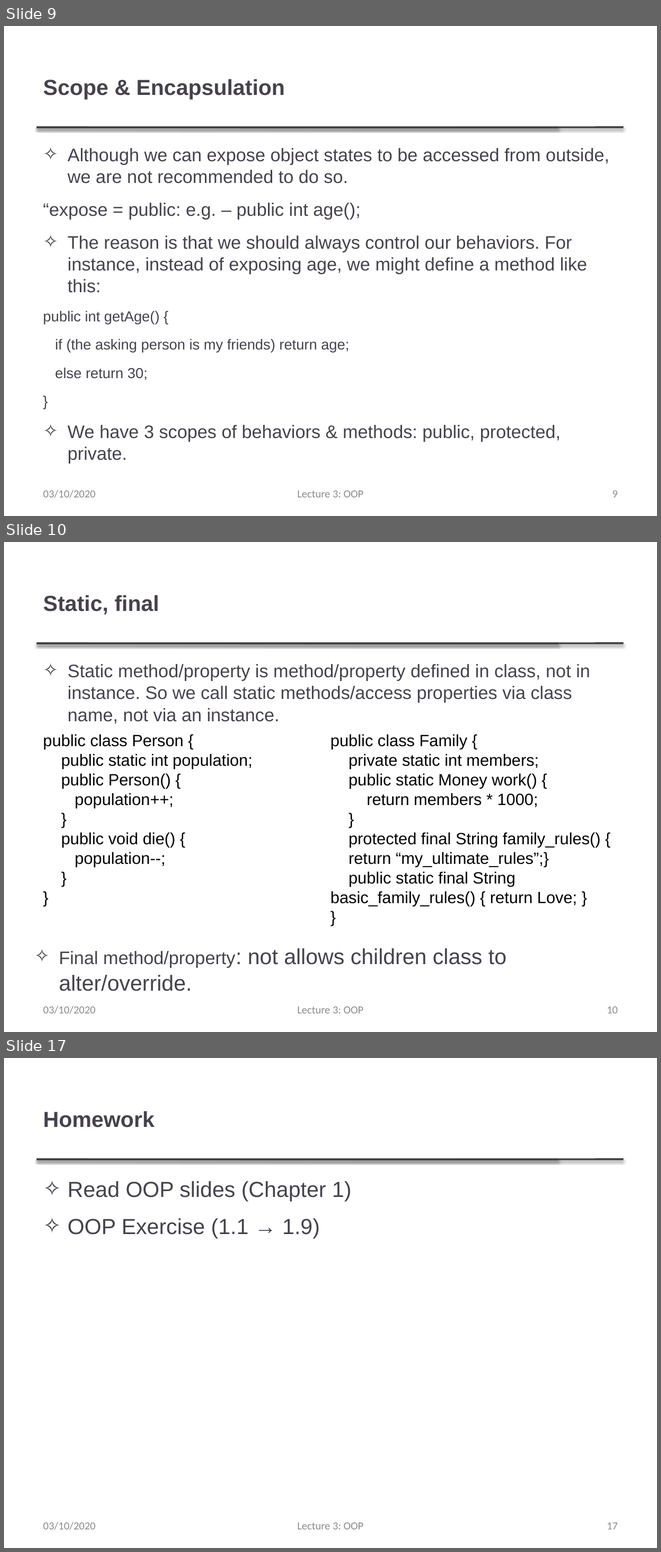
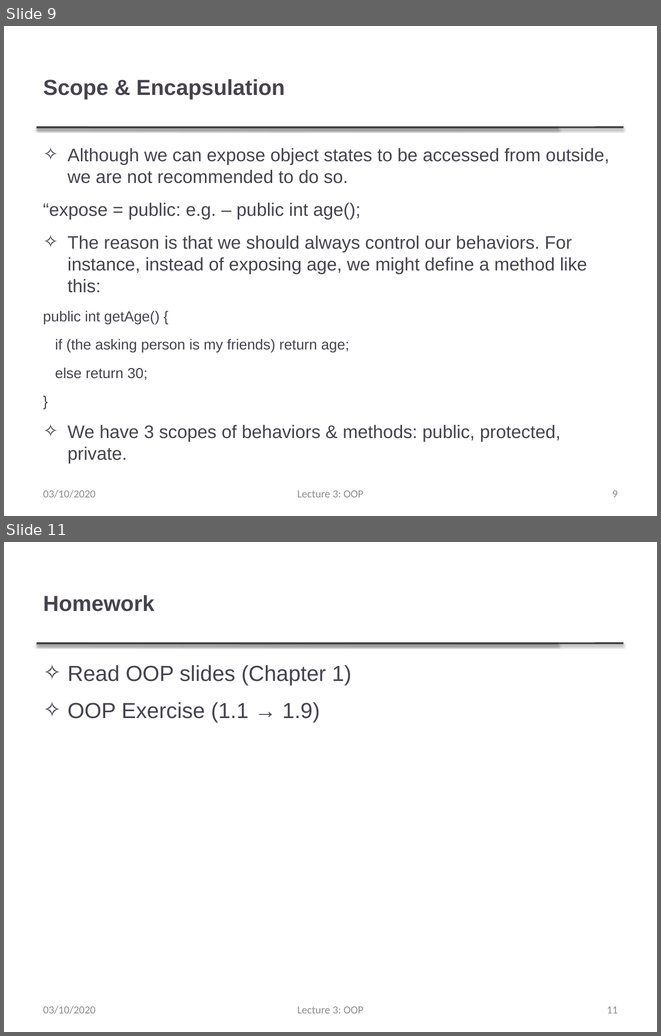
Before and after one commit to thanqminh/thanqminh.github.io, a slide deck: courses/oopjava/lecture3.pptx. Shown one above the other, each under a label of ours: slides 9, 10 and 17 before the commit, slides 9 and 11 after it; the slides between them are not shown. The pictures are 661x1552 and 661x1036 pixels, drawn with LibreOffice and Linux fonts; fonts in the diff are those of the drawing. Boxes give left, top, right and bottom in pixels: in the first picture for what was removed or moved away, otherwise in the second. Text is boxed around its words. In the diff, an @@ line names an element or a change of style, - is before the commit and + after.

```diff
--- a/courses/oopjava/lecture3.pptx
+++ b/courses/oopjava/lecture3.pptx
@@ slide 10 removed at [4,542,657,1032], background #FFFFFF; not listed: 2 template elements that a slide beside it also shows @@
@@ title removed at [43,595,159,615] @@
-Static, final
@@ text removed at [68,664,590,724] @@
-✧ Static method/property is method/property defined in class, not in instance. So we call static methods/access properties via class name, not via an instance.
@@ text removed at [43,734,601,906] @@
-public class Person {
-public static int population;
-public Person() {
-population++;
-}
-public void die() {
-population--;
-}
-}
-public class Family {
-private static int members;
-public static Money work() {
-return members * 1000;
-}
-protected final String family_rules() {
-return “my_ultimate_rules”;}
-public static final String basic_family_rules() { return Love; }
-}
@@ text removed at [59,948,506,991] @@
-✧ Final method/property: not allows children class to alter/override.
@@ text removed at [43,1006,96,1014] @@
-03/10/2020
@@ text removed at [297,1006,364,1013] @@
-Lecture 3: OOP
@@ page number removed at [607,1006,618,1013] @@
-10
@@ what was slide 17 is now slide 11 @@
@@ page number at [607,1006,618,1013]: text changed @@
-17
+11
```
Also in this commit, not shown: 3 slides changed, 5 other slides removed, 1 other file.
